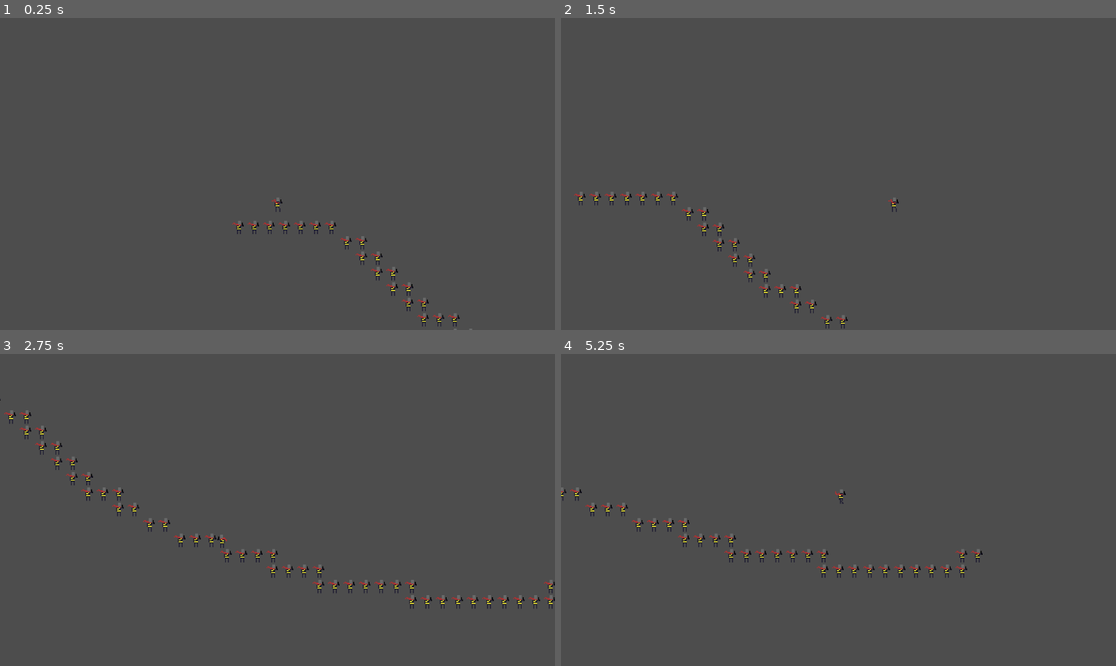
Above: before the commit, frames 1-4 (two rows, left to right).
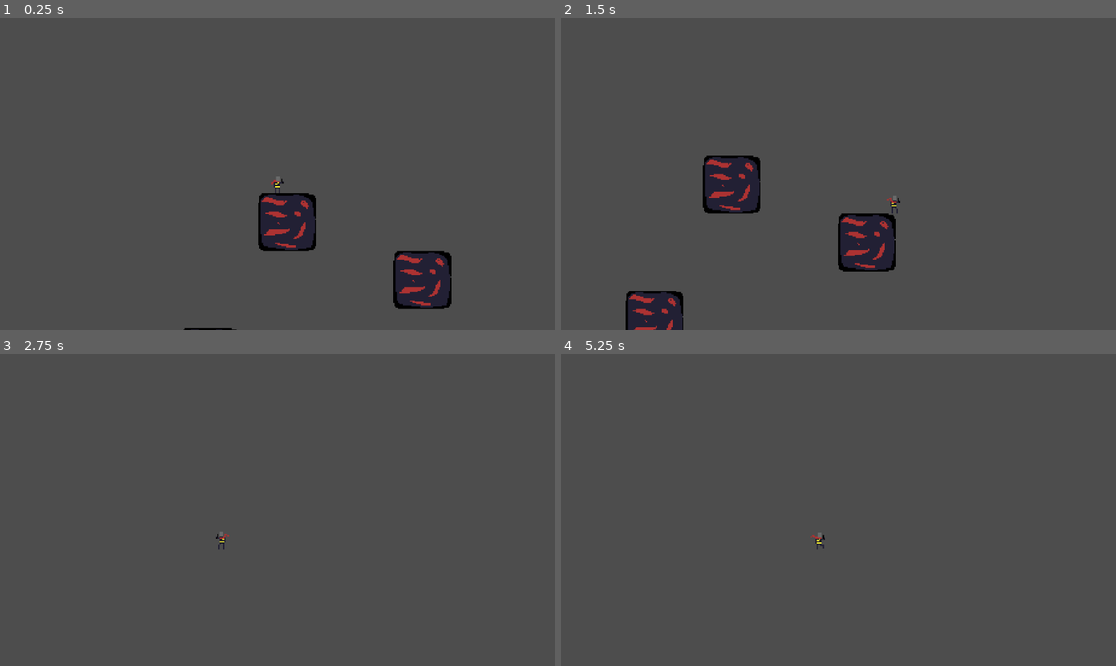
Above: after the commit, the same moments.

Repository: ErtyusSuytre/Project
Game: Godot game, scene res://main.tscn
The game is run twice, just before and just after one commit, with the same random seed, the same clock (stepped at 60 frames per second) and the same inputs.
Inputs:
- Up to frame 1 (0.25 s): no input
- Up to frame 2 (1.5 s): hold D (right) from 0.53 s (still down); tap Space (jump) at 0.6, 0.77, 1.07, 1.35 s
- Up to frame 3 (2.75 s): tap Space (jump) at 1.52, 1.82, 2.1 s; release D (right) at 2.03 s; hold A (left) from 2.03 s (still down)
- Up to frame 4 (5.25 s): release A (left) at 2.78 s; hold D (right) 2.78-4.28 s; tap Space (jump) at 2.85, 3.02, 3.32, 3.6, 3.77, 4.07, 4.35, 4.52, 4.82, 5.1 s; hold A (left) 4.28-5.03 s; hold D (right) from 5.03 s (still down)

The runs differ from the first frame. In frame 1, 4.3% of the frame differs, in the area x 33-85%, y 50-100%; in frame 2, 5.9%, in the area x 2-62%, y 44-100%; in frame 3, 1.6%; in frame 4, 1.2%.

Commit message:
testtiles

Diff:
--- a/Character/player.gd
+++ b/Character/player.gd
@@ -1,7 +1,7 @@
 extends CharacterBody2D
 
 
-@export var speed: float = 300.0
+@export var speed: float = 300
 @export var jump_velocity: float = -400.0
 var direction: Vector2 = Vector2(0,0)
 
--- a/Character/player.tscn
+++ b/Character/player.tscn
@@ -112,6 +112,8 @@
 
 [node name="Player" type="CharacterBody2D"]
 script = ExtResource("1_3i2o5")
+speed = 150.0
+jump_velocity = -300.0
 
 [node name="CollisionShape2D" type="CollisionShape2D" parent="."]
 shape = SubResource("RectangleShape2D_u4q6x")
--- a/main.tscn
+++ b/main.tscn
@@ -1,14 +1,11 @@
 [gd_scene load_steps=5 format=3 uid="uid://n1gjfbhirsk0"]
 
-[ext_resource type="Texture2D" uid="uid://ssk6b2e3i0yk" path="res://Character/char.png" id="1_3l1al"]
+[ext_resource type="Texture2D" uid="uid://chr77a4gshcl3" path="res://Tileset/test_tiles.png" id="1_3cd3a"]
 [ext_resource type="PackedScene" uid="uid://diporqembi0a4" path="res://Character/player.tscn" id="1_yrmch"]
 
-[sub_resource type="TileSetAtlasSource" id="TileSetAtlasSource_iyr0m"]
-texture = ExtResource("1_3l1al")
-0:0/0 = 0
-0:0/0/physics_layer_0/linear_velocity = Vector2(0, 0)
-0:0/0/physics_layer_0/angular_velocity = 0.0
-0:0/0/physics_layer_0/polygon_0/points = PackedVector2Array(-8, -8, 8, -8, 8, 8, -8, 8)
+[sub_resource type="TileSetAtlasSource" id="TileSetAtlasSource_6duqq"]
+resource_name = "Test"
+texture = ExtResource("1_3cd3a")
 1:0/0 = 0
 1:0/0/physics_layer_0/linear_velocity = Vector2(0, 0)
 1:0/0/physics_layer_0/angular_velocity = 0.0
@@ -17,25 +14,73 @@
 2:0/0/physics_layer_0/linear_velocity = Vector2(0, 0)
 2:0/0/physics_layer_0/angular_velocity = 0.0
 2:0/0/physics_layer_0/polygon_0/points = PackedVector2Array(-8, -8, 8, -8, 8, 8, -8, 8)
-3:0/0 = 0
-3:0/0/physics_layer_0/linear_velocity = Vector2(0, 0)
-3:0/0/physics_layer_0/angular_velocity = 0.0
-3:0/0/physics_layer_0/polygon_0/points = PackedVector2Array(-8, -8, 8, -8, 8, 8, -8, 8)
 4:0/0 = 0
 4:0/0/physics_layer_0/linear_velocity = Vector2(0, 0)
 4:0/0/physics_layer_0/angular_velocity = 0.0
 4:0/0/physics_layer_0/polygon_0/points = PackedVector2Array(-8, -8, 8, -8, 8, 8, -8, 8)
+0:1/0 = 0
+0:1/0/physics_layer_0/linear_velocity = Vector2(0, 0)
+0:1/0/physics_layer_0/angular_velocity = 0.0
+0:1/0/physics_layer_0/polygon_0/points = PackedVector2Array(-8, -8, 8, -8, 8, 8, -8, 8)
+1:1/0 = 0
+1:1/0/physics_layer_0/linear_velocity = Vector2(0, 0)
+1:1/0/physics_layer_0/angular_velocity = 0.0
+1:1/0/physics_layer_0/polygon_0/points = PackedVector2Array(-8, -8, 8, -8, 8, 8, -8, 8)
+2:1/0 = 0
+2:1/0/physics_layer_0/linear_velocity = Vector2(0, 0)
+2:1/0/physics_layer_0/angular_velocity = 0.0
+2:1/0/physics_layer_0/polygon_0/points = PackedVector2Array(-8, -8, 8, -8, 8, 8, -8, 8)
+3:1/0 = 0
+3:1/0/physics_layer_0/linear_velocity = Vector2(0, 0)
+3:1/0/physics_layer_0/angular_velocity = 0.0
+3:1/0/physics_layer_0/polygon_0/points = PackedVector2Array(-8, -8, 8, -8, 8, 8, -8, 8)
+4:1/0 = 0
+4:1/0/physics_layer_0/linear_velocity = Vector2(0, 0)
+4:1/0/physics_layer_0/angular_velocity = 0.0
+4:1/0/physics_layer_0/polygon_0/points = PackedVector2Array(-8, -8, 8, -8, 8, 8, -8, 8)
+0:2/0 = 0
+0:2/0/physics_layer_0/linear_velocity = Vector2(0, 0)
+0:2/0/physics_layer_0/angular_velocity = 0.0
+0:2/0/physics_layer_0/polygon_0/points = PackedVector2Array(-8, -8, 8, -8, 8, 8, -8, 8)
+1:2/0 = 0
+1:2/0/physics_layer_0/linear_velocity = Vector2(0, 0)
+1:2/0/physics_layer_0/angular_velocity = 0.0
+1:2/0/physics_layer_0/polygon_0/points = PackedVector2Array(-8, -8, 8, -8, 8, 8, -8, 8)
+2:2/0 = 0
+2:2/0/physics_layer_0/linear_velocity = Vector2(0, 0)
+2:2/0/physics_layer_0/angular_velocity = 0.0
+2:2/0/physics_layer_0/polygon_0/points = PackedVector2Array(-8, -8, 8, -8, 8, 8, -8, 8)
+4:2/0 = 0
+4:2/0/physics_layer_0/linear_velocity = Vector2(0, 0)
+4:2/0/physics_layer_0/angular_velocity = 0.0
+4:2/0/physics_layer_0/polygon_0/points = PackedVector2Array(-8, -8, 8, -8, 8, 8, -8, 8)
+0:0/0 = 0
+0:0/0/physics_layer_0/linear_velocity = Vector2(0, 0)
+0:0/0/physics_layer_0/angular_velocity = 0.0
+0:0/0/physics_layer_0/polygon_0/points = PackedVector2Array(-8, -8, 8, -8, 8, 8, -8, 8)
+5:1/0 = 0
+5:1/0/physics_layer_0/linear_velocity = Vector2(0, 0)
+5:1/0/physics_layer_0/angular_velocity = 0.0
+5:1/0/physics_layer_0/polygon_0/points = PackedVector2Array(-8, -8, 8, -8, 8, 8, -8, 8)
+6:0/0 = 0
+6:0/0/physics_layer_0/linear_velocity = Vector2(0, 0)
+6:0/0/physics_layer_0/angular_velocity = 0.0
+6:0/0/physics_layer_0/polygon_0/points = PackedVector2Array(-8, -8, 8, -8, 8, 8, -8, 8)
+7:0/0 = 0
+7:0/0/physics_layer_0/linear_velocity = Vector2(0, 0)
+7:0/0/physics_layer_0/angular_velocity = 0.0
+7:0/0/physics_layer_0/polygon_0/points = PackedVector2Array(-8, -8, 8, -8, 8, 8, -8, 8)
 
 [sub_resource type="TileSet" id="TileSet_es0vv"]
 physics_layer_0/collision_layer = 1
-sources/0 = SubResource("TileSetAtlasSource_iyr0m")
+sources/1 = SubResource("TileSetAtlasSource_6duqq")
 
 [node name="Screen" type="Node2D"]
 
 [node name="TileMap" type="TileMap" parent="."]
 tile_set = SubResource("TileSet_es0vv")
 format = 2
-layer_0/tile_data = PackedInt32Array(262141, 0, 0, 262142, 0, 0, 262143, 0, 0, 196608, 0, 0, 196609, 0, 0, 196610, 0, 0, 196611, 0, 0, 262148, 0, 0, 262149, 0, 0, 327685, 0, 0, 327686, 0, 0, 393222, 0, 0, 393223, 0, 0, 458759, 0, 0, 458760, 0, 0, 524296, 0, 0, 524297, 0, 0, 589833, 0, 0, 589834, 0, 0, 589835, 0, 0, 655371, 0, 0, 655372, 0, 0, 720909, 0, 0, 720910, 0, 0, 786447, 0, 0, 786448, 0, 0, 786449, 0, 0, 851986, 0, 0, 851987, 0, 0, 851988, 0, 0, 851989, 0, 0, 917525, 0, 0, 917526, 0, 0, 917527, 0, 0, 917528, 0, 0, 983064, 0, 0, 983065, 0, 0, 983066, 0, 0, 983067, 0, 0, 983068, 0, 0, 983069, 0, 0, 983070, 0, 0, 1048606, 0, 0, 1048607, 0, 0, 1048608, 0, 0, 1048609, 0, 0, 1048610, 0, 0, 1048611, 0, 0, 1048612, 0, 0, 1048613, 0, 0, 1048614, 0, 0, 1048615, 0, 0, 983079, 0, 0, 983080, 0, 0)
+layer_0/tile_data = PackedInt32Array(131071, 1, 0, 65536, 65537, 0, 65537, 131073, 0, 262150, 1, 0, 262151, 65537, 0, 262152, 131073, 0, 589819, 1, 0, 589820, 65537, 0, 589821, 131073, 0, 196607, 1, 1, 131072, 65537, 1, 131073, 131073, 1, 327686, 1, 1, 327687, 65537, 1, 327688, 131073, 1, 655355, 1, 1, 655356, 65537, 1, 655357, 131073, 1, 262143, 1, 2, 196608, 65537, 2, 393222, 1, 2, 393223, 65537, 2, 720891, 1, 2, 720892, 65537, 2, 720893, 131073, 2, 393224, 131073, 2, 196609, 131073, 2, 917496, 393217, 0, 917497, 393217, 0, 917498, 393217, 0, 917499, 393217, 0, 917500, 393217, 0, 917501, 393217, 0, 917502, 393217, 0, 917503, 393217, 0, 851968, 393217, 0, 851969, 393217, 0, 851970, 393217, 0, 851971, 393217, 0, 851972, 393217, 0, 851973, 393217, 0, 851974, 393217, 0, 851975, 393217, 0, 851976, 393217, 0, 851977, 393217, 0, 851978, 393217, 0, 851979, 327681, 1, 917495, 196609, 1)
 
 [node name="Player" parent="." instance=ExtResource("1_yrmch")]
 
--- a/project.godot
+++ b/project.godot
@@ -17,7 +17,7 @@
 
 [display]
 
-window/stretch/scale=2.0
+window/stretch/scale=2.5
 
 [input]
 
Binary file added: Tileset/test_tiles.png
Not shown, added: Tileset/test_tiles.png.import
